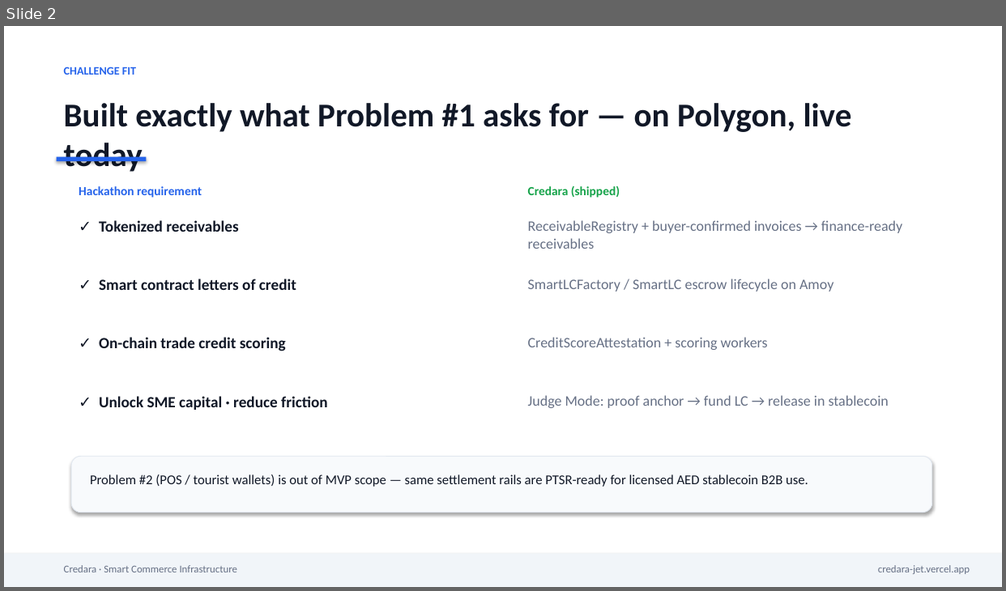
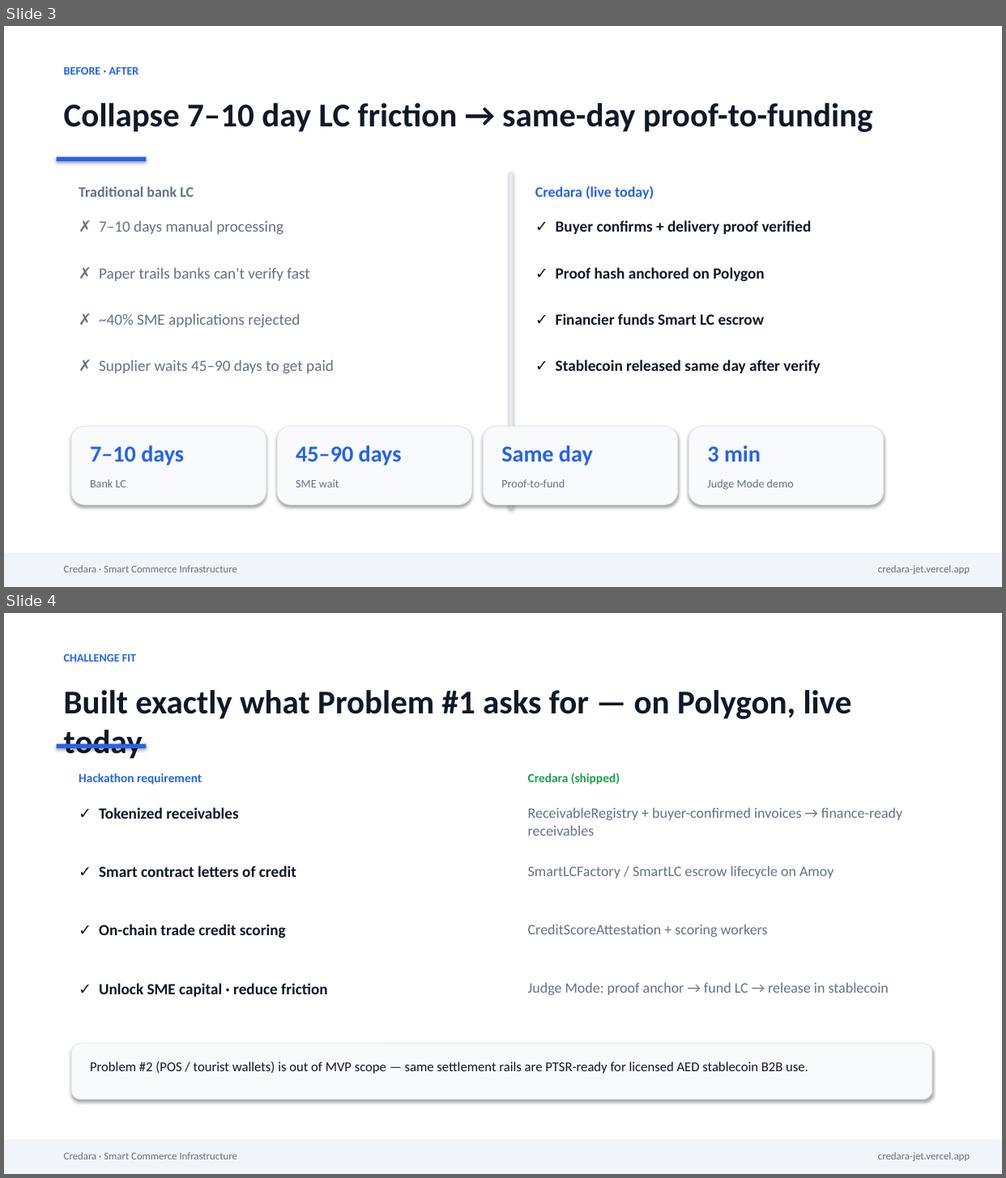
Before and after one commit to othnielObasi/credara, a slide deck: docs/Credara_Pitch_Deck.pptx. Shown one above the other, each under a label of ours: slide 2 before the commit, slides 3 and 4 after it. The pictures are 1006x591 and 1006x1178 pixels, drawn with LibreOffice and Linux fonts; fonts in the diff are those of the drawing. Boxes give left, top, right and bottom in pixels: in the first picture for what was removed or moved away, otherwise in the second. Text is boxed around its words. In the diff, an @@ line names an element or a change of style, - is before the commit and + after.

Commit message:
Add aha-moment slides and judge demo climax UX.
Pitch decks open on live Polygonscan proof; workspace Judge Mode shows climax links and sign-in hints; JUDGE_DEMO_SCRIPT for 60-second pitch path.

```diff
--- a/docs/Credara_Pitch_Deck.pptx
+++ b/docs/Credara_Pitch_Deck.pptx
@@ slide 3 added at [4,26,1002,587], background #FFFFFF @@
@@ text added at [64,66,139,75], 11 pt, text #2563EB, bold @@
+BEFORE · AFTER
@@ text added at [64,103,873,132], 32 pt, text #111827, bold @@
+Collapse 7–10 day LC friction → same-day proof-to-funding
@@ rectangle added at [57,157,147,161], fill #2563EB @@
@@ text added at [79,186,194,197], 14 pt, text #667085, bold @@
+Traditional bank LC
@@ rectangle added at [509,172,513,509], fill #E7EAF1 @@
@@ text added at [535,186,654,199], 14 pt, text #2563EB, bold @@
+Credara (live today)
@@ text added at [99,220,283,235], 15 pt, text #667085 @@
+✗ 7–10 days manual processing
@@ text added at [556,220,812,234], 15 pt, text #111827, bold @@
+✓ Buyer confirms + delivery proof verified
@@ text added at [99,267,309,281], 15 pt, text #667085 @@
+✗ Paper trails banks can't verify fast
@@ text added at [556,267,765,282], 15 pt, text #111827, bold @@
+✓ Proof hash anchored on Polygon
@@ text added at [99,314,300,328], 15 pt, text #667085 @@
+✗ ~40% SME applications rejected
@@ text added at [556,314,765,325], 15 pt, text #111827, bold @@
+✓ Financier funds Smart LC escrow
@@ text added at [99,360,334,374], 15 pt, text #667085 @@
+✗ Supplier waits 45–90 days to get paid
@@ text added at [556,360,820,373], 15 pt, text #111827, bold @@
+✓ Stablecoin released same day after verify
@@ rounded rectangle added at [71,426,266,506], fill #F8FAFC, outline #E2E8F0 0.75 pt @@
@@ rounded rectangle added at [277,426,472,506], fill #F8FAFC, outline #E2E8F0 0.75 pt @@
@@ rounded rectangle added at [484,426,678,506], fill #F8FAFC, outline #E2E8F0 0.75 pt @@
@@ rounded rectangle added at [689,426,884,506], fill #F8FAFC, outline #E2E8F0 0.75 pt @@
@@ text added at [90,446,184,466], 22 pt, text #2563EB, bold @@
+7–10 days
@@ text added at [296,446,402,466], 22 pt, text #2563EB, bold @@
+45–90 days
@@ text added at [501,446,593,466], 22 pt, text #2563EB, bold @@
+Same day
@@ text added at [707,446,761,462], 22 pt, text #2563EB, bold @@
+3 min
@@ text added at [90,480,126,488], 11 pt, text #667085 @@
+Bank LC
@@ text added at [296,480,339,488], 11 pt, text #667085 @@
+SME wait
@@ text added at [501,480,565,488], 11 pt, text #667085 @@
+Proof-to-fund
@@ text added at [707,480,794,490], 11 pt, text #667085 @@
+Judge Mode demo
@@ rectangle added at [4,554,1002,587], fill #F1F5F9 @@
@@ text added at [64,565,237,573], 10 pt, text #667085 @@
+Credara · Smart Commerce Infrastructure
@@ text added at [878,565,970,574], 10 pt, text #667085 @@
+credara-jet.vercel.app
@@ what was slide 2 is now slide 4 @@
```
Also in this commit, not shown: 1 other slide added, 7 other files.
